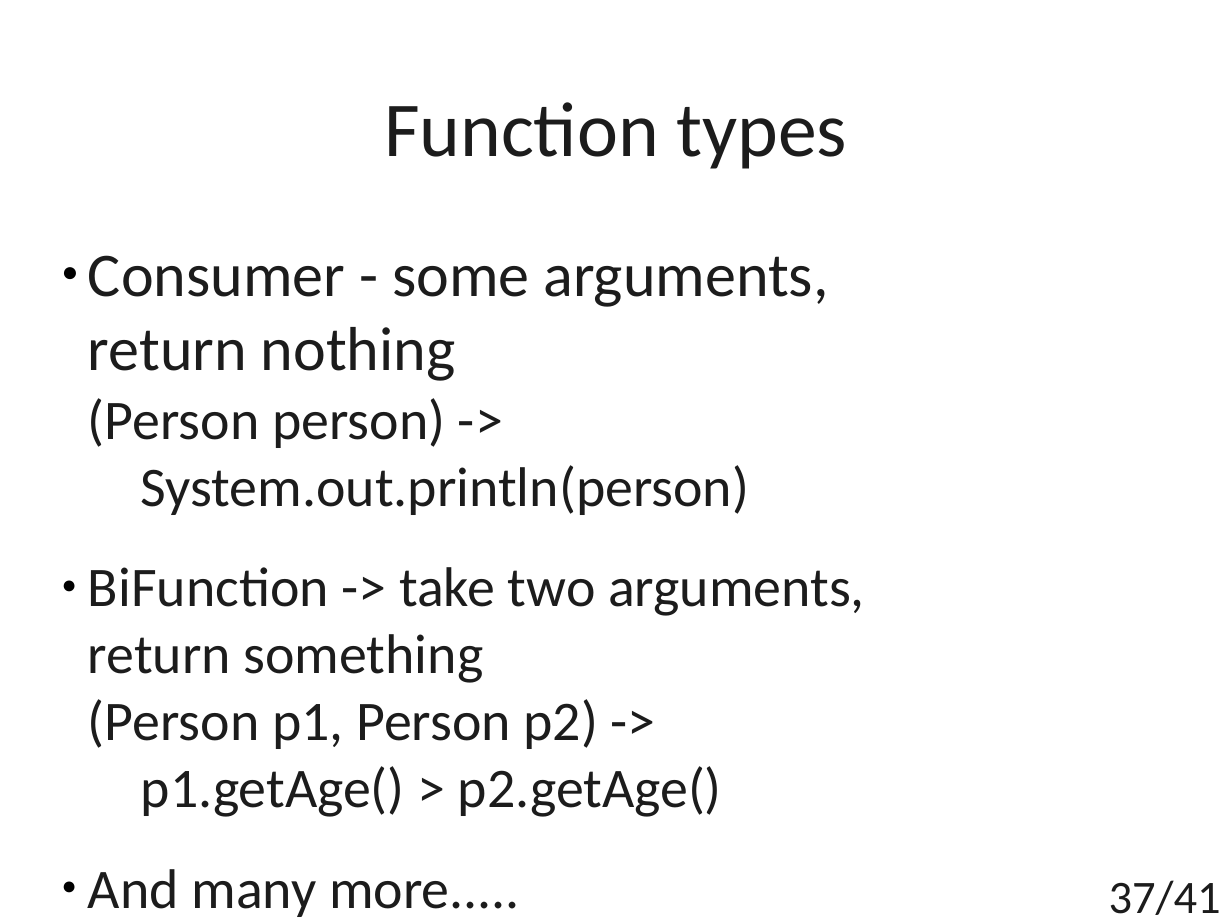
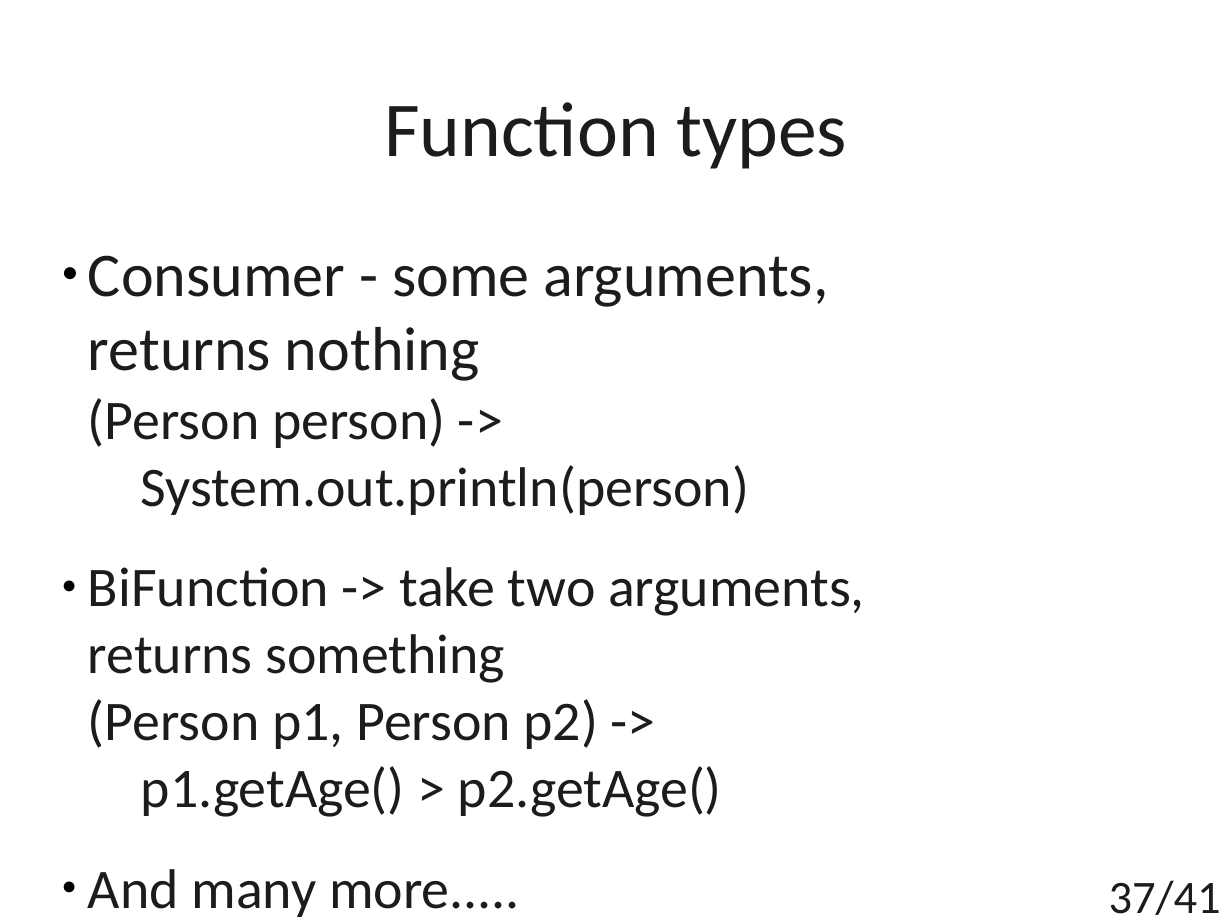
Before and after one commit to t4upl/java-streams-workshop, a slide deck: slide 37 of src/main/resources/editables/presentation.odp. Drawn at 1232x924 pixels with LibreOffice and Linux fonts; fonts in the diff are those of the drawing. Boxes give left, top, right and bottom in pixels: in the first picture for what was removed or moved away, otherwise in the second. Text is boxed around its words. In the diff, an @@ line names an element or a change of style, - is before the commit and + after.

```diff
--- a/src/main/resources/editables/presentation.odp
+++ b/src/main/resources/editables/presentation.odp
@@ subtitle at <box>88,327,480,381</box>: text changed @@
-return nothing
+returns nothing
@@ subtitle at <box>88,634,505,683</box>: text changed @@
-return something
+returns something
```
Also in this commit, not shown: 2 other slides changed, 3 other files.
